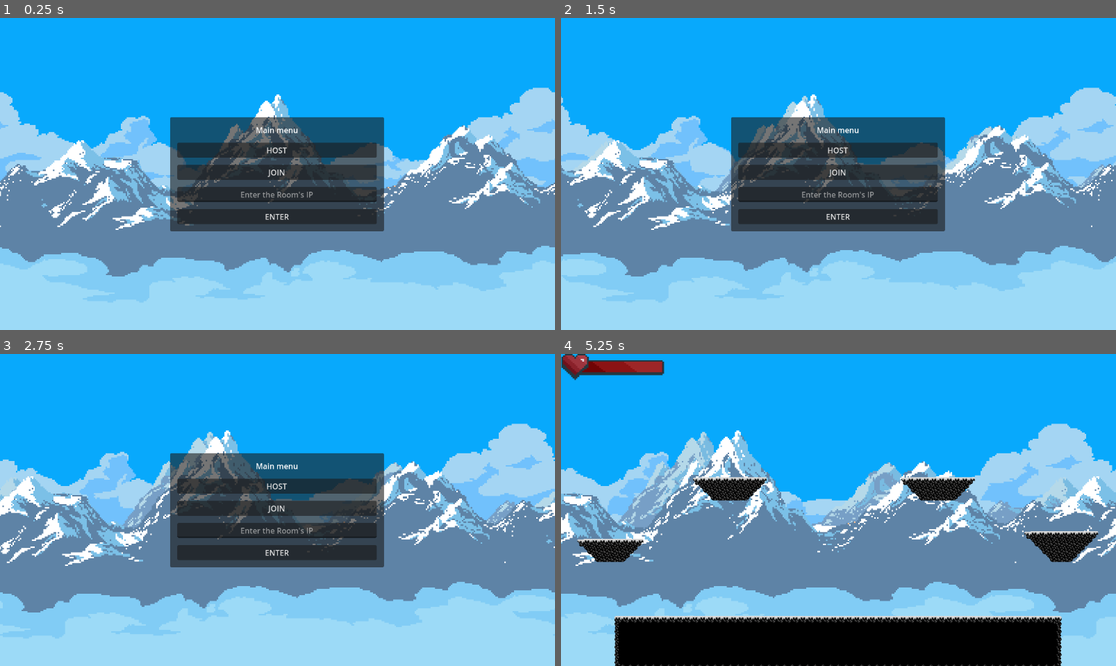
Above: before the commit, frames 1-4 (two rows, left to right).
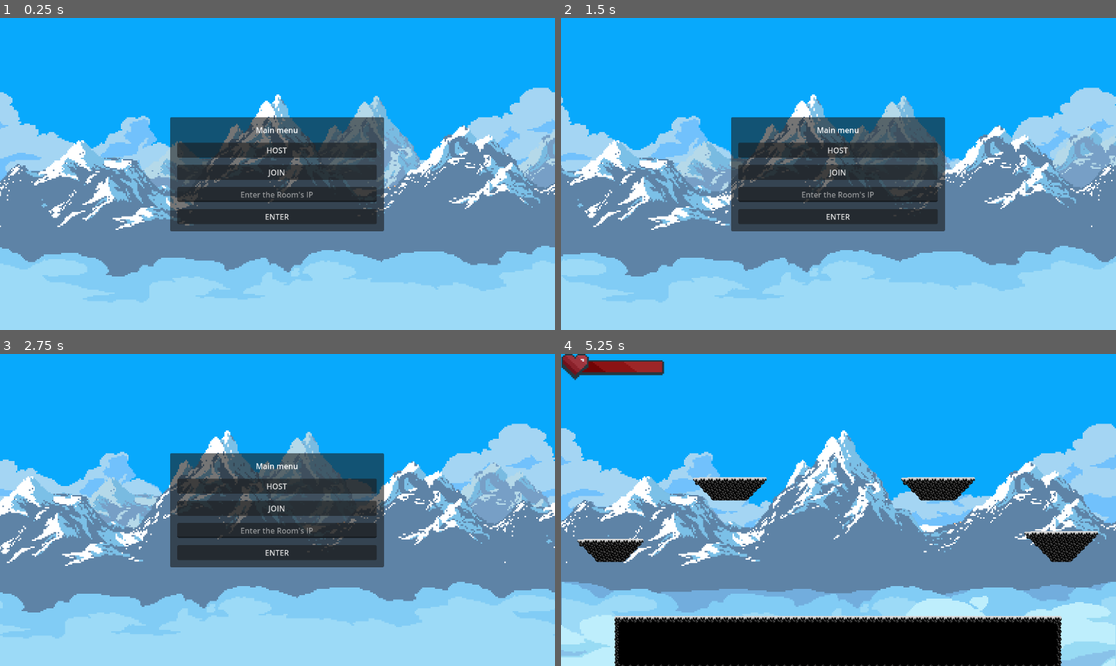
Above: after the commit, the same moments.

Repository: MilDevelop/dynamic-attack
Game: Godot game, scene res://World/main.tscn
The game is run twice, just before and just after one commit, with the same random seed, the same clock (stepped at 60 frames per second) and the same inputs. The engine's default icon, where the game draws it, is replaced by a stand-in: a white triangle on a blue panel in a dark square.
Inputs (mouse positions are in pixels of both pictures, inside the frame that each line leads up to):
- Up to frame 1 (0.25 s): no input
- Up to frame 2 (1.5 s): tap Enter (ui_accept) at 0.5, 0.77 s; move the mouse to (960, 158) at 0.52 s; hold Shift (sit) 0.53-1.28 s; hold D (ui_right) from 0.53 s (still down); move the mouse to (727, 189) at 1.27 s; right-click (727, 189) at 1.35 s
- Up to frame 3 (2.75 s): tap Enter (ui_accept) at 1.52 s; tap Shift (sit) at 1.55 s; move the mouse to (333, 441) at 2.02 s; release D (ui_right) at 2.03 s; hold A (ui_left) from 2.03 s (still down); hold Shift (sit) from 2.03 s (still down); click (333, 441) at 2.1 s
- Up to frame 4 (5.25 s): move the mouse to (810, 572) at 2.77 s; release A (ui_left) at 2.78 s; release Shift (sit) at 2.78 s; hold D (ui_right) 2.78-4.28 s; tap Shift (sit) at 2.85, 4.55 s; tap Enter (ui_accept) at 3.02, 3.77, 4.52 s; move the mouse to (1005, 556) at 3.52 s; hold Shift (sit) 3.53-4.28 s; move the mouse to (672, 463) at 4.27 s; hold A (ui_left) 4.28-5.03 s; right-click (672, 463) at 4.35 s; move the mouse to (866, 510) at 5.02 s; hold D (ui_right) from 5.03 s (still down); hold Shift (sit) from 5.03 s (still down); click (866, 510) at 5.1 s

The runs differ from the first frame. In frame 1, 3.0% of the frame differs, in the area x 3-100%, y 24-55%; in frame 2, 3.8%; in frame 3, 4.6%; in frame 4, 28%, in the area x 0-100%, y 22-100%.

Commit message:
huinya a ne bagfixes

Diff:
--- a/Menu and Connection/control.gd
+++ b/Menu and Connection/control.gd
@@ -30,6 +30,7 @@
 		iter.hide()
 	if peer:
 		print("Your join on server " + str(PORT))
+	$ParallaxBackground.visible = false
 	Paralax.visible = true
 	Game.visible = true
 	ctr.visible = false
@@ -62,7 +63,6 @@
 	var actual_string = format_string.format({"str": str(peer_id)})
 	var player = get_node_or_null(actual_string)
 	if player:
-
 		player.queue_free()
 
 func _on_enter_pressed() -> void:
--- a/Menu and Connection/control.tscn
+++ b/Menu and Connection/control.tscn
@@ -87,11 +87,11 @@
 
 [node name="ParallaxLayer2" type="ParallaxLayer" parent="ParallaxBackground"]
 motion_scale = Vector2(0.8, 1)
-motion_mirroring = Vector2(1154, 0)
+motion_mirroring = Vector2(1936, 0)
 
 [node name="GlacialMountainsLightened" type="Sprite2D" parent="ParallaxBackground/ParallaxLayer2"]
-position = Vector2(577.75, 331)
-scale = Vector2(3.0013, 3.01852)
+position = Vector2(783, 331)
+scale = Vector2(3.00521, 3.01852)
 texture = ExtResource("5_4rqp7")
 
 [node name="ParallaxLayer3" type="ParallaxLayer" parent="ParallaxBackground"]
@@ -105,7 +105,6 @@
 
 [node name="ParallaxLayer5" type="ParallaxLayer" parent="ParallaxBackground"]
 position = Vector2(0, 3.05176e-05)
-scale = Vector2(1, 1)
 motion_mirroring = Vector2(1151, 0)
 
 [node name="CloudsMg2" type="Sprite2D" parent="ParallaxBackground/ParallaxLayer5"]
--- a/Player/player.tscn
+++ b/Player/player.tscn
@@ -887,22 +887,22 @@
 properties/0/replication_mode = 1
 properties/1/path = NodePath(".:collision_layer")
 properties/1/spawn = true
-properties/1/replication_mode = 2
+properties/1/replication_mode = 1
 properties/2/path = NodePath(".:collision_mask")
 properties/2/spawn = true
-properties/2/replication_mode = 2
+properties/2/replication_mode = 1
 properties/3/path = NodePath(".:rotation")
 properties/3/spawn = true
-properties/3/replication_mode = 2
+properties/3/replication_mode = 1
 properties/4/path = NodePath("AnimationPlayer:current_animation")
 properties/4/spawn = true
 properties/4/replication_mode = 1
 properties/5/path = NodePath("AnimatedSprite2D:rotation")
 properties/5/spawn = true
-properties/5/replication_mode = 2
+properties/5/replication_mode = 1
 properties/6/path = NodePath("AnimatedSprite2D:flip_h")
 properties/6/spawn = true
-properties/6/replication_mode = 2
+properties/6/replication_mode = 1
 properties/7/path = NodePath("AttackDirectionUP/HitBoxUP/HIt-up:position")
 properties/7/spawn = true
 properties/7/replication_mode = 1
--- a/World/test_mobe.tscn
+++ b/World/test_mobe.tscn
@@ -45,8 +45,8 @@
 shape = SubResource("RectangleShape2D_mup2m")
 
 [node name="EnemyHurtBox" type="Area2D" parent="."]
-collision_layer = 0
-collision_mask = 0
+collision_layer = 16
+collision_mask = 32
 
 [node name="CollisionShape2D" type="CollisionShape2D" parent="EnemyHurtBox"]
 visible = false
